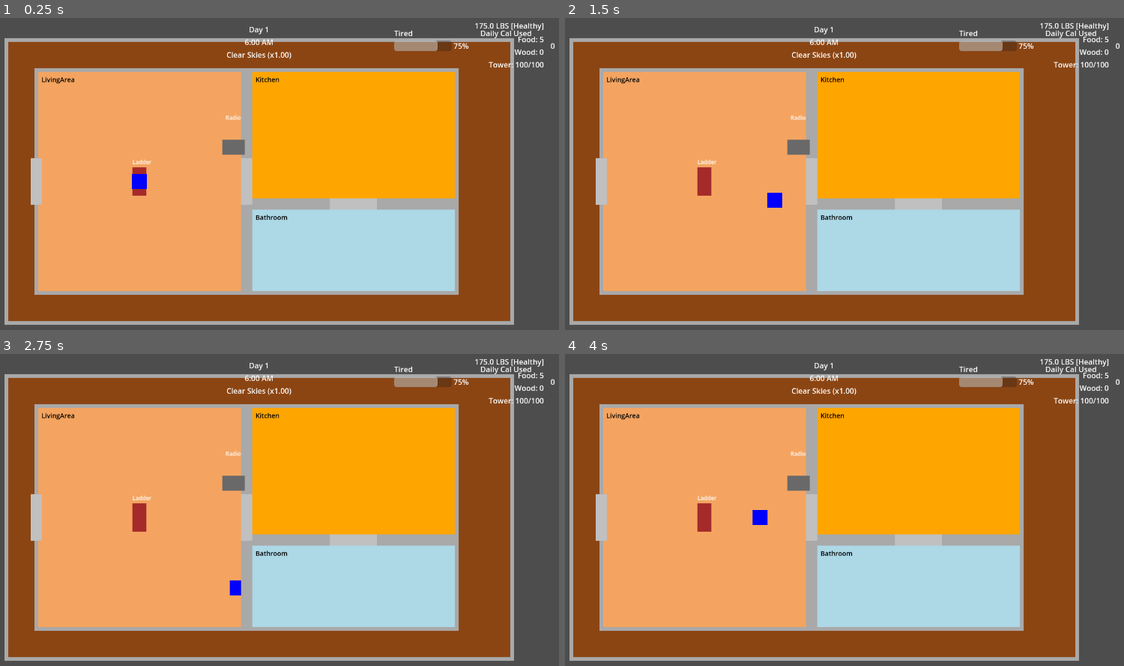
Above: before the commit, frames 1-4 (two rows, left to right).
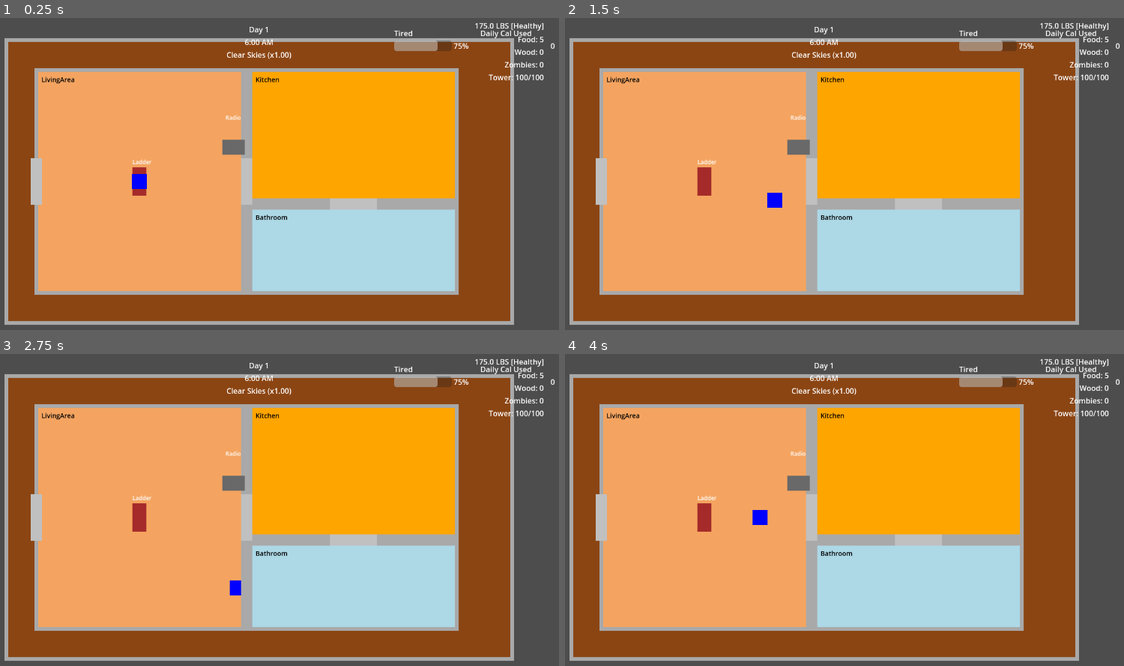
Above: after the commit, the same moments.

Repository: nexus382/firetower-game
Game: Godot game, scene res://scenes/Main.tscn
The game is run twice, just before and just after one commit, with the same random seed, the same clock (stepped at 60 frames per second) and the same inputs.
Inputs:
- Up to frame 1 (0.25 s): no input
- Up to frame 2 (1.5 s): tap Enter at 0.5 s; hold D (move_right) 0.53-1.28 s; hold I (interact) 0.53-1.28 s; hold S (move_down) from 1.28 s (still down); tap I (interact) at 1.35 s
- Up to frame 3 (2.75 s): release S (move_down) at 2.03 s; hold D (move_right) from 2.03 s (still down); hold I (interact) from 2.03 s (still down)
- Up to frame 4 (4 s): tap Space at 2.75 s; release D (move_right) at 2.78 s; release I (interact) at 2.78 s; hold W (move_up) 2.78-3.53 s; tap I (interact) at 2.85 s; hold A (move_left) from 3.53 s (still down); hold I (interact) from 3.53 s (still down)

The runs differ from the first frame. In frame 1, 0.2% of the frame differs, in the area x 87-98%, y 13-20%; in frame 2, 0.2%; in frame 3, 0.2%; in frame 4, 0.2%.
Error in both runs: Invalid assignment of property or key 'corner_radius_all' with value of type 'int' on a base object of type 'StyleBoxFlat'. (res://scripts/ui/RadioPanel.gd:38)

Commit message:
Add zombie counter to HUD

Diff:
--- a/scenes/Main.tscn
+++ b/scenes/Main.tscn
@@ -106,6 +106,11 @@
 horizontal_alignment = 2
 vertical_alignment = 1
 text = "Wood: 0"
+
+[node name="ZombieCounter" type="Label" parent="UI/HUD/TopRightStats/ResourceList"]
+horizontal_alignment = 2
+vertical_alignment = 1
+text = "Zombies: 0"
 
 [node name="TowerHealthLabel" type="Label" parent="UI/HUD/TopRightStats/ResourceList"]
 horizontal_alignment = 2
--- a/scripts/ui/HUD.gd
+++ b/scripts/ui/HUD.gd
@@ -5,6 +5,7 @@
 const WeatherSystem = preload("res://scripts/systems/WeatherSystem.gd")
 const InventorySystem = preload("res://scripts/systems/InventorySystem.gd")
 const TowerHealthSystem = preload("res://scripts/systems/TowerHealthSystem.gd")
+const ZombieSystem = preload("res://scripts/systems/ZombieSystem.gd")
 
 const LBS_PER_KG: float = 2.2
 
@@ -21,6 +22,7 @@
 @onready var clock_label: Label = $DayTimeHeader/ClockLabel
 @onready var food_counter_label: Label = $TopRightStats/ResourceList/FoodCounter
 @onready var wood_counter_label: Label = $TopRightStats/ResourceList/WoodCounter
+@onready var zombie_counter_label: Label = $TopRightStats/ResourceList/ZombieCounter
 @onready var tower_health_label: Label = $TopRightStats/ResourceList/TowerHealthLabel
 
 var time_system: TimeSystem
@@ -28,6 +30,7 @@
 var weather_system: WeatherSystem
 var inventory_system: InventorySystem
 var tower_health_system: TowerHealthSystem
+var zombie_system: ZombieSystem
 var _weight_unit: String = "lbs"
 var _latest_weight_lbs: float = 0.0
 var _latest_weight_category: String = "average"
@@ -45,6 +48,7 @@
     weather_label.add_theme_color_override("font_color", Color.WHITE)
     food_counter_label.add_theme_color_override("font_color", Color.WHITE)
     wood_counter_label.add_theme_color_override("font_color", Color.WHITE)
+    zombie_counter_label.add_theme_color_override("font_color", Color.WHITE)
     tower_health_label.add_theme_color_override("font_color", Color.WHITE)
 
     if game_manager == null:
@@ -102,6 +106,13 @@
     else:
         tower_health_label.text = "Tower: --"
 
+    zombie_system = game_manager.get_zombie_system()
+    if zombie_system:
+        zombie_system.zombies_changed.connect(_on_zombie_count_changed)
+        _update_zombie_counter(zombie_system.get_active_zombies())
+    else:
+        zombie_counter_label.text = "Zombies: --"
+
 func _on_sleep_percent_changed(value: float):
     tired_bar.value = value
     tired_value_label.text = "%d%%" % int(round(value))
@@ -171,6 +182,18 @@
         return
     var count = inventory_system.get_item_count("wood") if inventory_system else 0
     wood_counter_label.text = "Wood: %d" % count
+
+func _update_zombie_counter(count: int = -1):
+    if !is_instance_valid(zombie_counter_label):
+        return
+    if zombie_system == null:
+        zombie_counter_label.text = "Zombies: --"
+        return
+    var current = count if count >= 0 else zombie_system.get_active_zombies()
+    zombie_counter_label.text = "Zombies: %d" % max(current, 0)
+
+func _on_zombie_count_changed(count: int):
+    _update_zombie_counter(count)
 
 func _on_weight_unit_button_pressed():
     if sleep_system:
